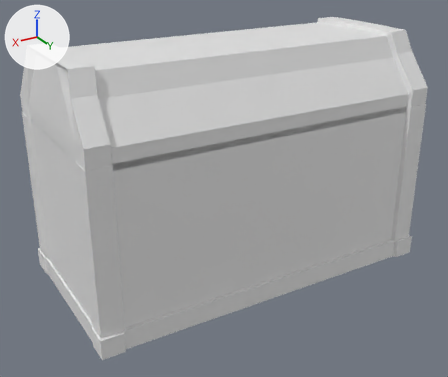
Two versions of the Blender file Obj_Chest_Normal_A.blend, one commit apart.
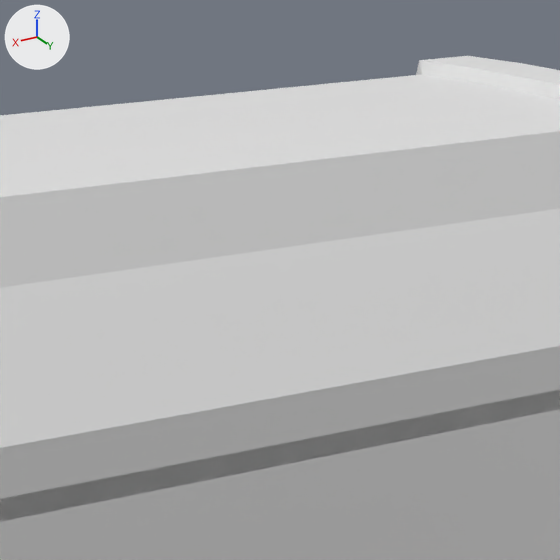
Each version is shown whole from a 50 mm camera at (5.89, 9.65, 4.64) aimed at (0.22, 0.2, -0.09), then close up on the part from 43% to 80% of the width and 0% to 44% of the height. Arrows for +X, +Y and +Z are at upper left; the lights stay in place. The last two pictures show the newer version.

The first close-up shows 'lid'.
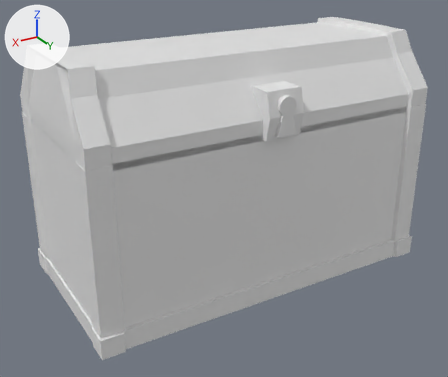
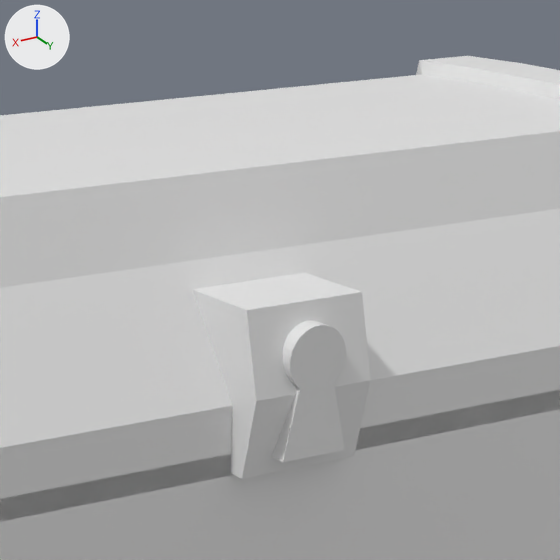
Scene script edits in JSON lines:
```json
{"block": "me_cube_001", "where": "# used by ob_lid; location = (0.0, 0.0, 0.0); scale = (3.36, 1.63, 1.78)"}
{"op": "remove", "block": "me_cube_001", "code": "me_cube_001.from_pydata(...)  # 563 vertices, 550 faces; spans x -1.02..1.02, y -1.08..1.08, z -1.0..1.54"}
{"op": "add", "block": "me_cube_001", "code": "me_cube_001.from_pydata(...)  # 575 vertices, 560 faces; spans x -1.02..1.02, y -1.08..1.12, z -1.0..1.54"}
{"block": "me_cube_001", "change": "me_cube_001 part 1"}
{"block": "me_cube_001", "change": "6 vertices are added at (-0.1, 0.64, 0.75), (-0.1, 0.64, 1.21), (-0.1, 1.06, 0.75), (-0.1, 1.06, 1.21), (-0.1, 0.64, 0.98), (-0.1, 1.12, 0.98)"}
{"block": "me_cube_001", "change": "6 new vertices lie (0.2, 0.0, 0.0) away from vertices in x -0.1, y 0.64..1.12, z 0.75..1.21"}
{"block": "me_cube_001", "change": "10 new faces join them"}
{"op": "add", "block": "me_cylinder", "code": ["me_cylinder = bpy.data.meshes.new('Cylinder')", "me_cylinder.from_pydata(...)  # 72 vertices, 40 faces; spans x -1.0..3.09, y -1.0..1.65, z -1.24..1.0"]}
{"op": "add", "block": "ob_cylinder", "code": ["ob_cylinder = bpy.data.objects.new('Cylinder', me_cylinder)", "ob_cylinder.location = (0.0, 1.683, 1.904)", "ob_cylinder.rotation_euler = (1.571, -1.38, 0.0)  # degrees (90, -79, 0)", "ob_cylinder.scale = (-0.165, -0.165, -0.165)"]}
```

Where the change shows, as pixel boxes (x1, y1, x2, y2) in the close-ups (560 x 560 px):
```json
{"object": "Cylinder", "change": "added", "after": [271, 321, 346, 462]}
{"part": 1, "of": "me_cube_001", "change": "added", "after": [192, 273, 370, 479]}
```
